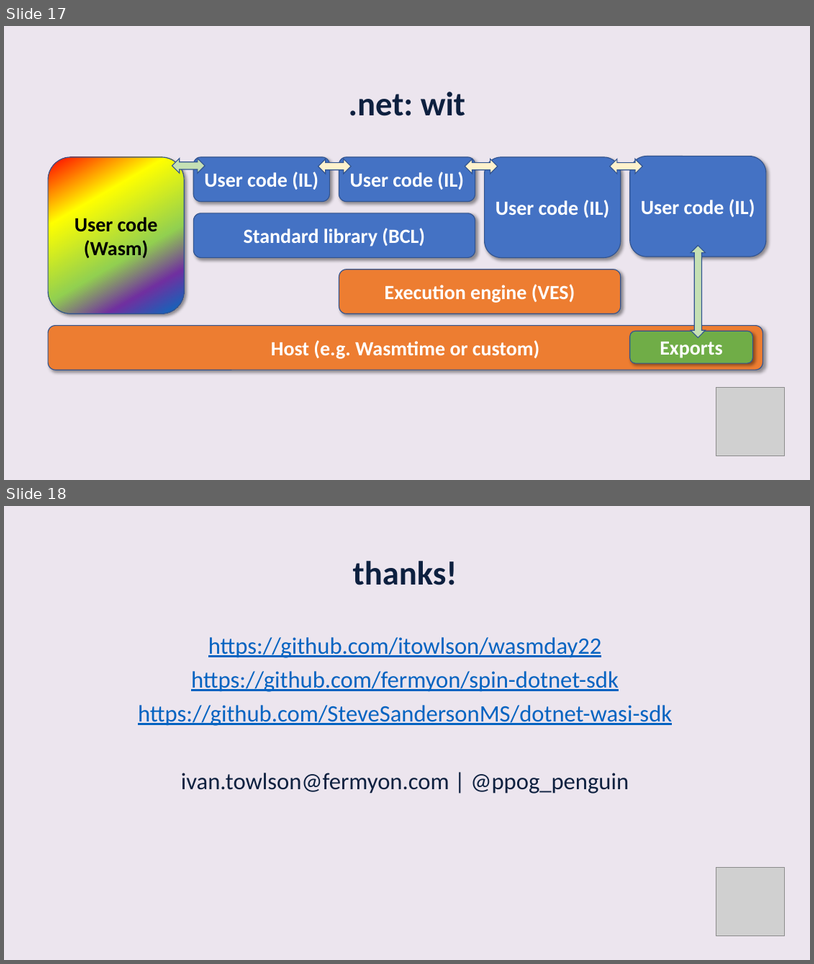
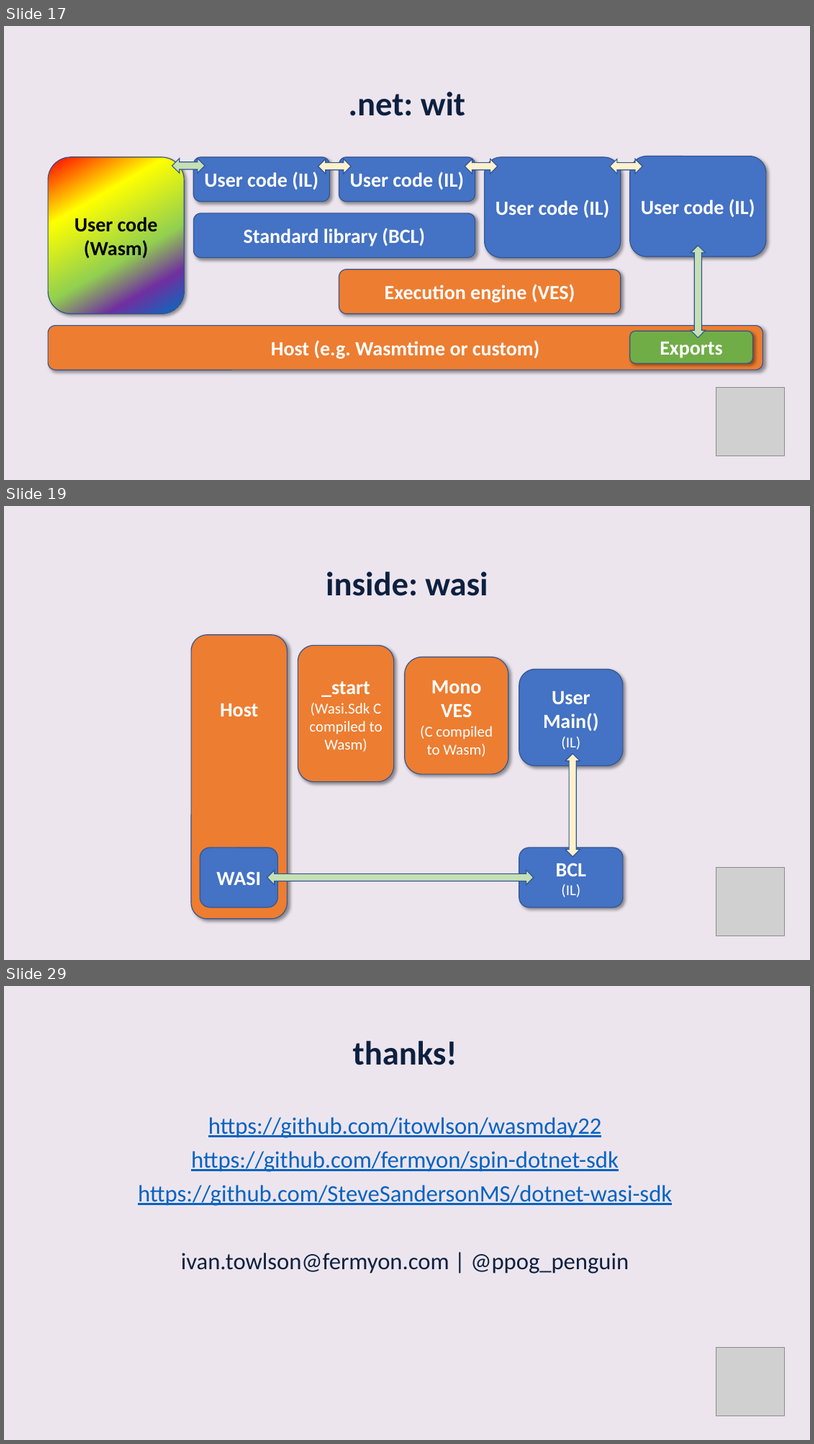
Before and after one commit to itowlson/wasmday22, a slide deck: slides/Wasm Interfaces and .NET.pptx. Shown one above the other, each under a label of ours: slides 17 and 18 before the commit, slides 17, 19 and 29 after it; the slides between them are not shown. The pictures are 814x964 and 814x1444 pixels, drawn with LibreOffice and Linux fonts; fonts in the diff are those of the drawing; grey boxes stand for pictures. Boxes give left, top, right and bottom in pixels: in the first picture for what was removed or moved away, otherwise in the second. Text is boxed around its words. In the diff, an @@ line names an element or a change of style, - is before the commit and + after.

```diff
--- a/slides/Wasm Interfaces and .NET.pptx
+++ b/slides/Wasm Interfaces and .NET.pptx
@@ slide 19 added at bbox=[4, 506, 810, 960], background #ECE5EE @@
@@ text added at bbox=[326, 572, 488, 596], 40 pt, text #0D203F, bold @@
+inside: wasi
@@ rounded rectangle added at bbox=[191, 635, 288, 919], fill #ED7D31, outline #325491 1 pt, 24 pt, text #FFFFFF, bold @@
+Host
@@ rounded rectangle added at bbox=[298, 645, 394, 781], fill #ED7D31, outline #325491 1 pt, 18 pt, text #FFFFFF @@
+_start
+(Wasi.Sdk C compiled to Wasm)
@@ rounded rectangle added at bbox=[405, 657, 509, 775], fill #ED7D31, outline #325491 1 pt, 18 pt, text #FFFFFF @@
+Mono VES
+(C compiled to Wasm)
@@ rounded rectangle added at bbox=[520, 669, 623, 766], fill #4472C4, outline #325491 1 pt, 24 pt, text #FFFFFF, bold @@
+User Main()
+(IL)
@@ left right arrow added at bbox=[566, 754, 580, 856], fill #FFF2CC, outline #325491 1 pt @@
@@ rounded rectangle added at bbox=[200, 847, 278, 907], fill #4472C4, outline #325491 1 pt, 24 pt, text #FFFFFF, bold @@
+WASI
@@ rounded rectangle added at bbox=[520, 847, 623, 907], fill #4472C4, outline #325491 1 pt, 18 pt, text #FFFFFF @@
+BCL
+(IL)
@@ left right arrow added at bbox=[267, 870, 534, 884], fill #C5E0B4, outline #325491 1 pt @@
@@ picture added at bbox=[716, 867, 785, 936] @@
@@ what was slide 18 is now slide 29 @@
```
Also in this commit, not shown: 10 other slides added.
